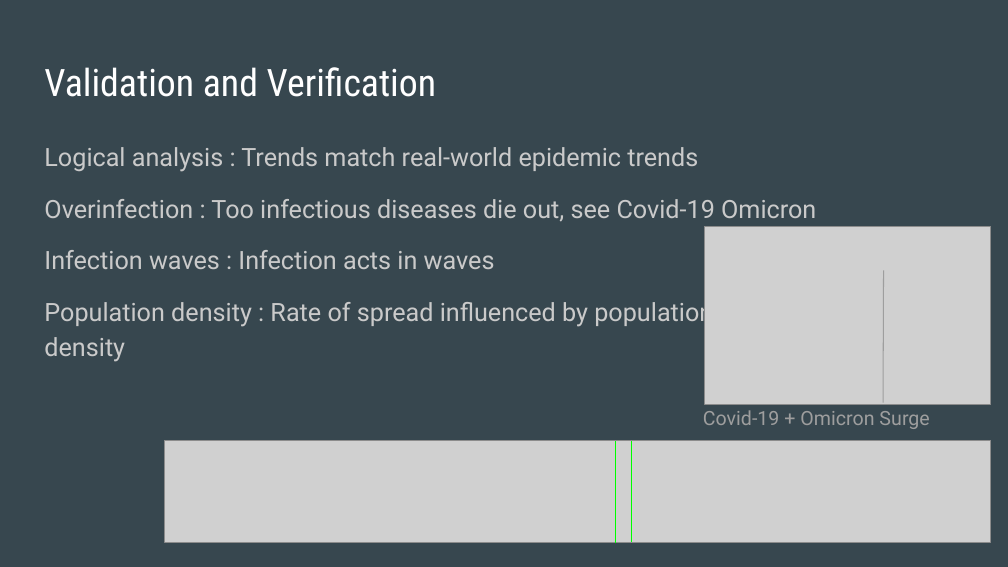
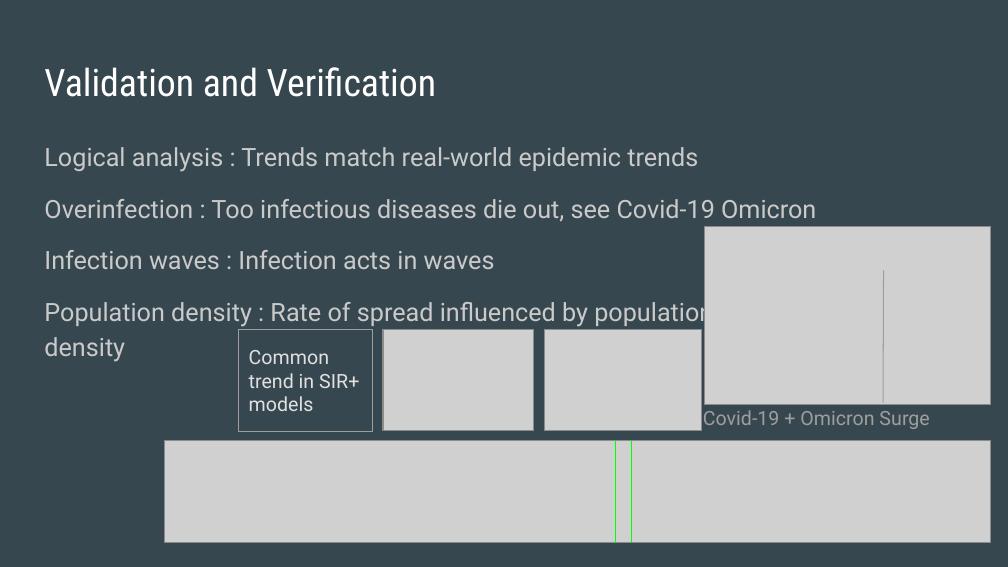
Before and after one commit to IProxyPI/PlagueSim, a slide deck: slide 5 of CSS 458 Epidemic Simulator Presentation.pptx. Drawn at 1008x567 pixels with LibreOffice and Linux fonts; fonts in the diff are those of the drawing; grey boxes stand for pictures. Boxes give left, top, right and bottom in pixels: in the first picture for what was removed or moved away, otherwise in the second. Text is boxed around its words. In the diff, an @@ line names an element or a change of style, - is before the commit and + after.

```diff
--- a/CSS 458 Epidemic Simulator Presentation.pptx
+++ b/CSS 458 Epidemic Simulator Presentation.pptx
@@ rectangle added at box(239, 330, 373, 431), outline #9E9E9E 0.75 pt, 14 pt, text #E0E0E0 @@
+Common trend in SIR+ models
@@ picture added at box(383, 330, 533, 431) @@
@@ picture added at box(545, 330, 702, 431) @@
```
Also in this commit, not shown: 1 other slide changed, 1 slide added, 2 other files.
